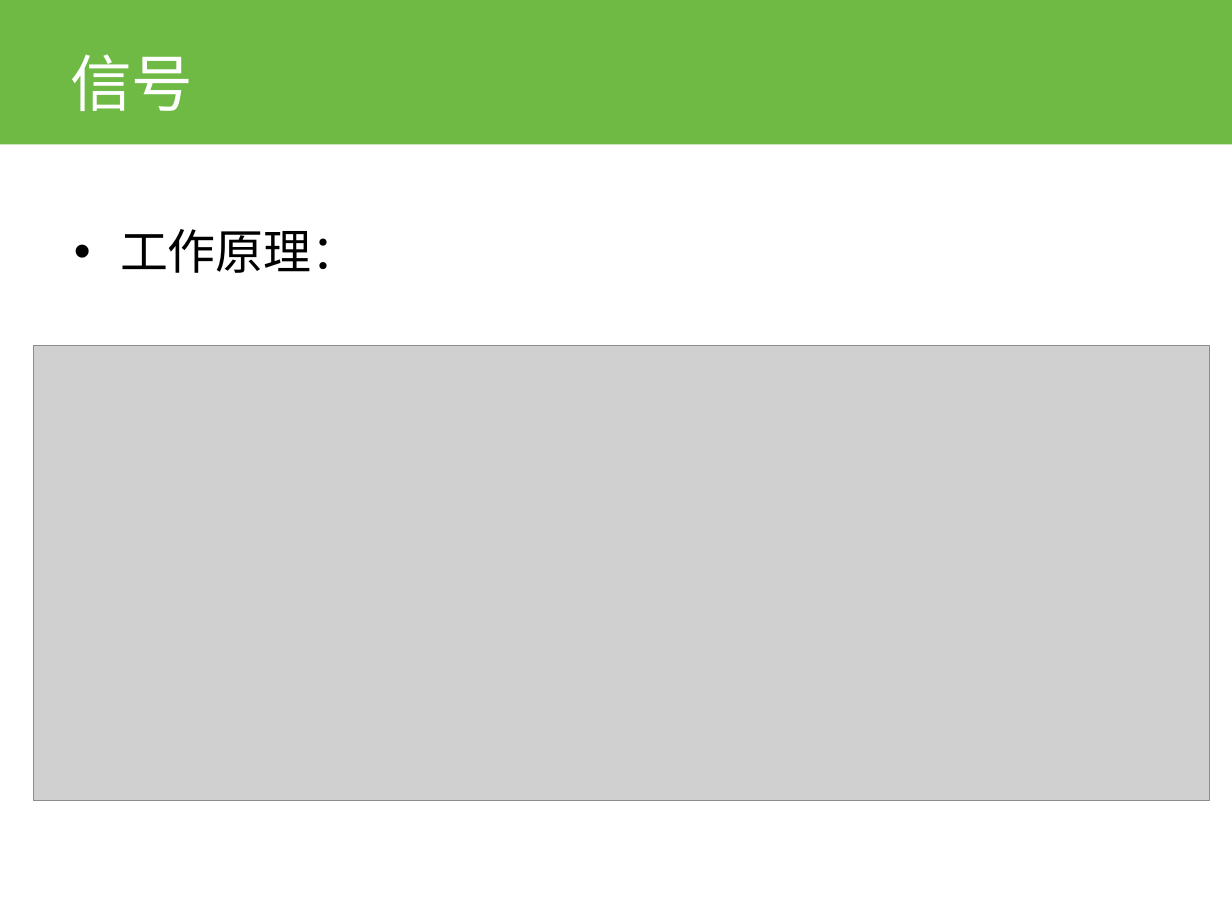
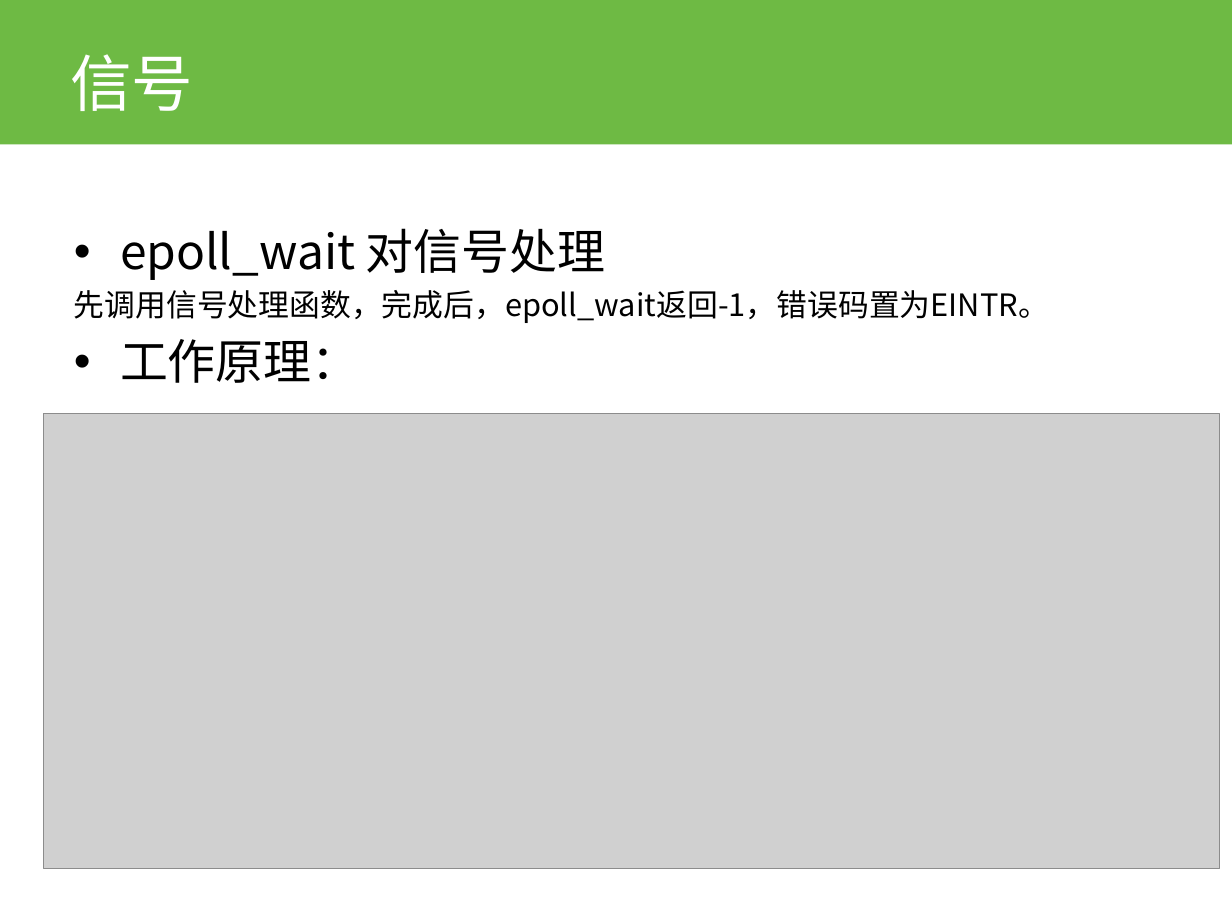
Before and after one commit to whm2300/libevent, a slide deck: slide 13 of libevent.pptx (slide 12 before the commit). Drawn at 1232x924 pixels with LibreOffice and Linux fonts; fonts in the diff are those of the drawing; grey boxes stand for pictures; background and template pictures are left out. Boxes give left, top, right and bottom in pixels: in the first picture for what was removed or moved away, otherwise in the second. Text is boxed around its words. In the diff, an @@ line names an element or a change of style, - is before the commit and + after.

```diff
--- a/libevent.pptx
+++ b/libevent.pptx
@@ text at bbox=[74, 228, 1049, 323]: paragraphs added @@
+• epoll_wait 对信号处理
+先调用信号处理函数，完成后，epoll_wait返回-1，错误码置为EINTR。
@@ picture: place and size @@
-picture at bbox=[34, 345, 1211, 800]
+picture at bbox=[43, 414, 1220, 869]
```
Also in this commit, not shown: 5 other slides changed, 2 slides added, 2 slides removed, 5 other files.
